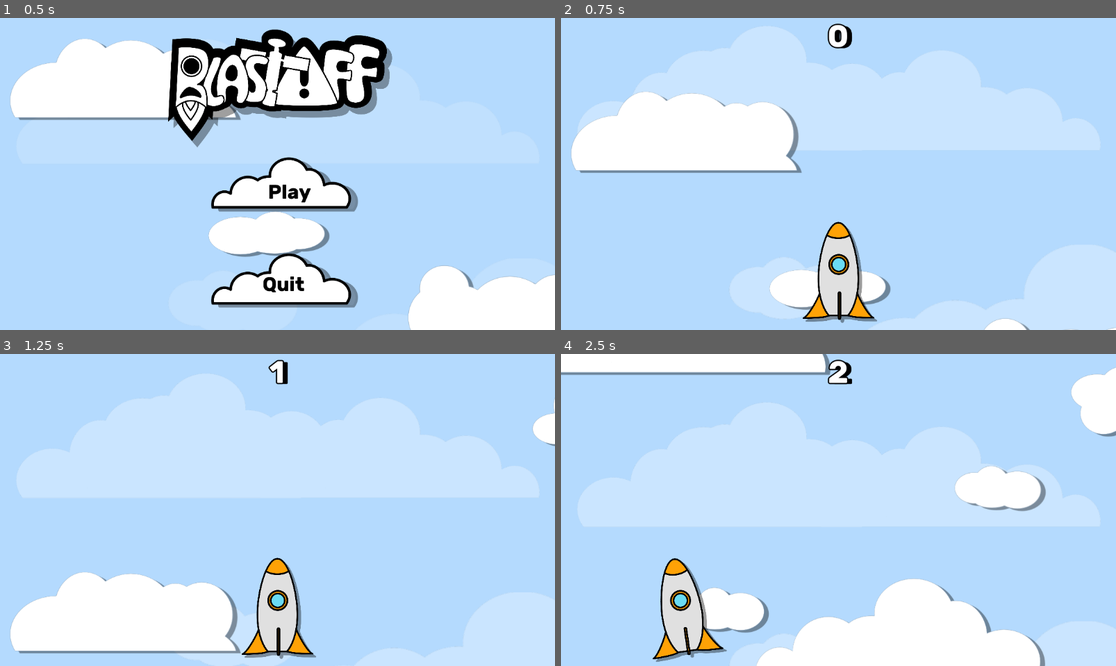
Above: before the commit, frames 1-4 (two rows, left to right).
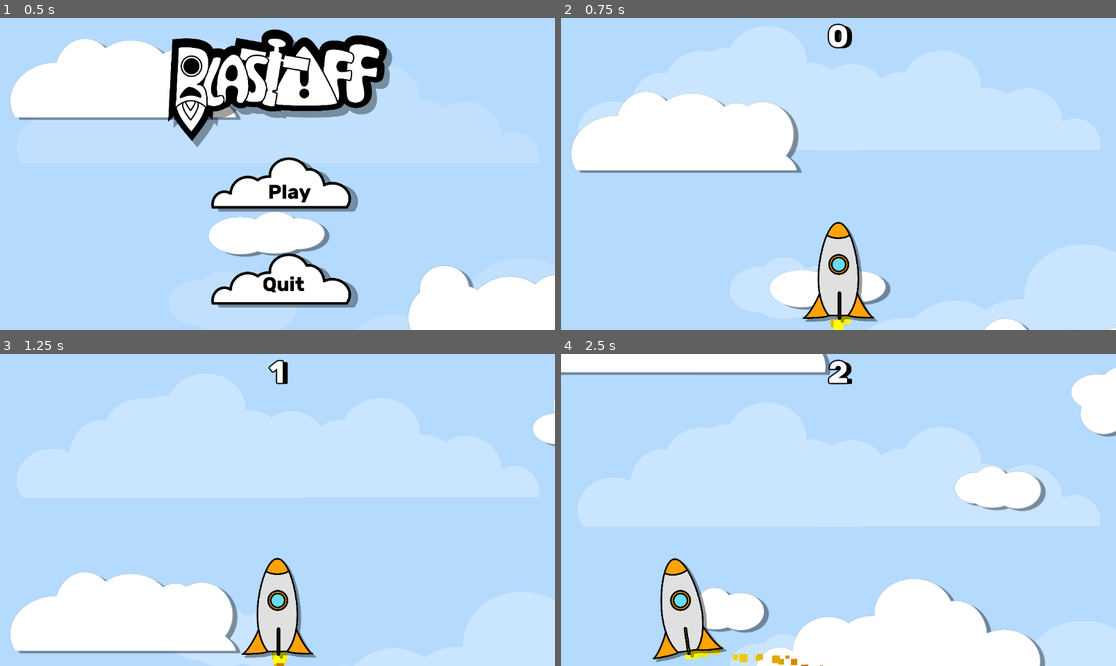
Above: after the commit, the same moments.

Repository: Ranger-NF/BlastOff
Game: Godot game, scene res://main.tscn
Two runs of this game, one before a commit and one after it. Both use one fixed random seed, a clock stepped at 60 frames per second and the inputs below.
Inputs (mouse positions are in pixels of both pictures, inside the frame that each line leads up to):
- Up to frame 1 (0.5 s): no input
- Up to frame 2 (0.75 s): click (838, 198) at 0.5 s
- Up to frame 3 (1.25 s): no input
- Up to frame 4 (2.5 s): move the mouse to (960, 494) at 1.27 s; click (960, 494) at 1.42 s; drag from (727, 525) to (844, 606) at 2.02 s

Frame 1 is identical in both runs. In frame 2, 0.1% of the frame differs, in the area x 48-53%, y 95-100%; in frame 3, 0.1%; in frame 4, 0.3%, in the area x 22-48%, y 92-100%.

Commit message:
Added rocket trail 🌠

Diff:
--- /dev/null
+++ b/Classes/point_info.gd
@@ -0,0 +1,16 @@
+class_name point_info
+
+var normal       : Vector2
+var velocity     : Vector2
+var width        : float
+var width_noise  : float
+var offset_noise : float
+var color        : Color
+
+func reset():
+    normal       = Vector2.RIGHT
+    velocity     = Vector2.ZERO
+    width        = 0.0
+    width_noise  = 0.0
+    offset_noise = 0.0
+    color        = Color.BLACK
--- a/Player/rocket.tscn
+++ b/Player/rocket.tscn
@@ -114,14 +114,21 @@
     self.position.x = screen_size.x / 2
     self.position.y = 0.8 * screen_size.y
 
+    $CPUParticles2D.emitting = true
     is_game_running = true
 
 func _on_game_over() -> void:
+    $CPUParticles2D.emitting = false
     is_game_running = false
 "
 
+[sub_resource type="Curve" id="Curve_7spor"]
+_data = [Vector2(0, 1), 0.0, 0.0, 0, 0, Vector2(1, 0), 0.0, 0.0, 0, 0]
+point_count = 2
+
 [sub_resource type="Gradient" id="Gradient_vflus"]
-colors = PackedColorArray(0.842252, 0.456042, 0.12118, 1, 0.289741, 0.289741, 0.289741, 1)
+offsets = PackedFloat32Array(0, 0.607143, 1)
+colors = PackedColorArray(1, 1, 0.0313726, 1, 0.752844, 0.215496, 0, 1, 0.290196, 0.290196, 0.290196, 0.521569)
 
 [sub_resource type="Shader" id="Shader_64uhu"]
 code = "/**
@@ -171,12 +178,15 @@
 script = SubResource("GDScript_lpiqs")
 
 [node name="CPUParticles2D" type="CPUParticles2D" parent="."]
-position = Vector2(0, 88)
+position = Vector2(3, 107)
 emitting = false
-lifetime = 0.6
-randomness = 0.15
-emission_shape = 2
-emission_sphere_radius = 5.0
+amount = 30
+lifetime = 0.5
+emission_shape = 1
+emission_sphere_radius = 15.0
+scale_amount_min = 10.0
+scale_amount_max = 25.0
+scale_amount_curve = SubResource("Curve_7spor")
 color_ramp = SubResource("Gradient_vflus")
 
 [node name="Sprite2D" type="Sprite2D" parent="."]
Not shown: 1 places in Player/rocket.tscn that only renumber resources
